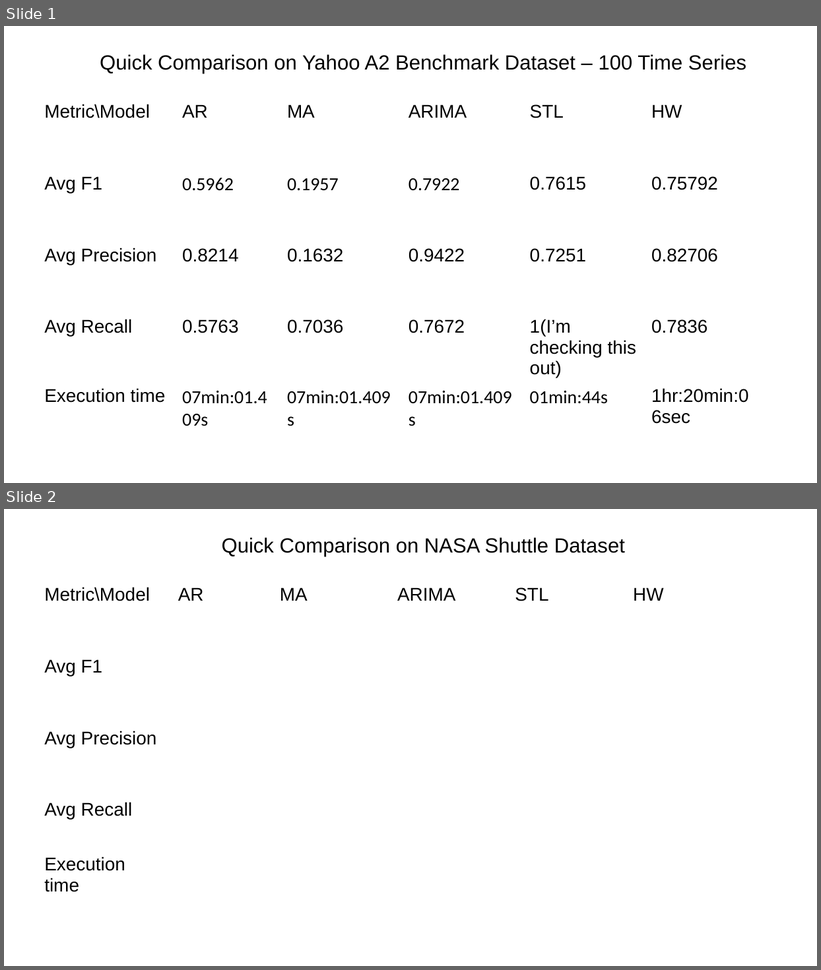
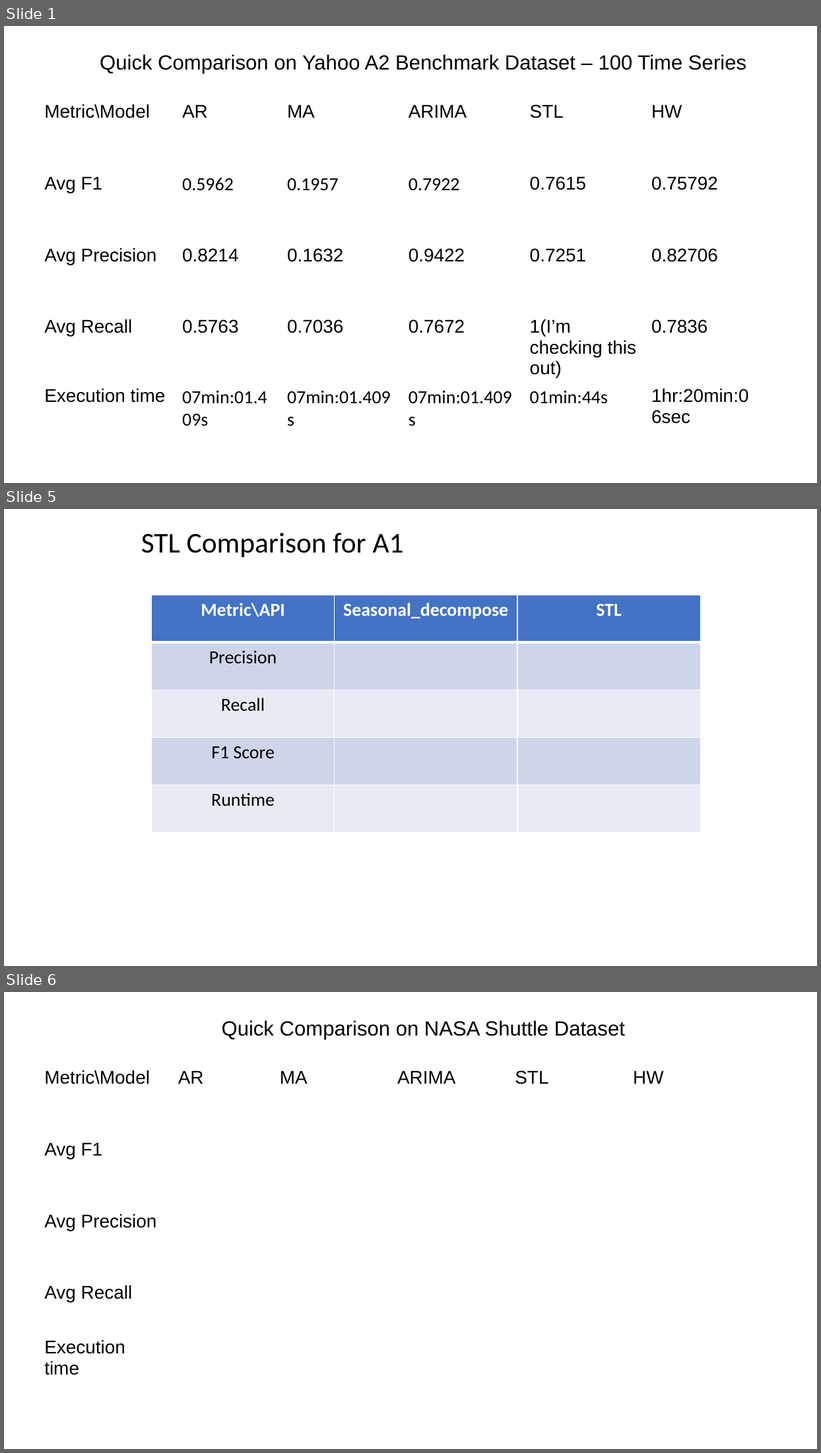
Before and after one commit to mehrotrasan16/time-series-anomaly-detection-methods, a slide deck: papers/ComparisonSlide11Oct.pptx. Shown one above the other, each under a label of ours: slides 1 and 2 before the commit, slides 1, 5 and 6 after it; the slides between them are not shown. The pictures are 821x970 and 821x1453 pixels, drawn with LibreOffice and Linux fonts; fonts in the diff are those of the drawing. Boxes give left, top, right and bottom in pixels: in the first picture for what was removed or moved away, otherwise in the second. Text is boxed around its words. In the diff, an @@ line names an element or a change of style, - is before the commit and + after.

Commit message:
updated comparison slides with STL comparison values

```diff
--- a/papers/ComparisonSlide11Oct.pptx
+++ b/papers/ComparisonSlide11Oct.pptx
@@ slide 5 added at [4, 509, 817, 966], background #FFFFFF @@
@@ text added at [141, 533, 404, 557], 28 pt, text #000000 @@
+STL Comparison for A1
@@ table added at [152, 595, 700, 833], 5 rows, 3 columns @@
+Metric\API | Seasonal_decompose | STL
+Precision |  | 
+Recall |  | 
+F1 Score |  | 
+Runtime |  | 
@@ what was slide 2 is now slide 6 @@
```
Also in this commit, not shown: 3 other slides added, 1 other file.
